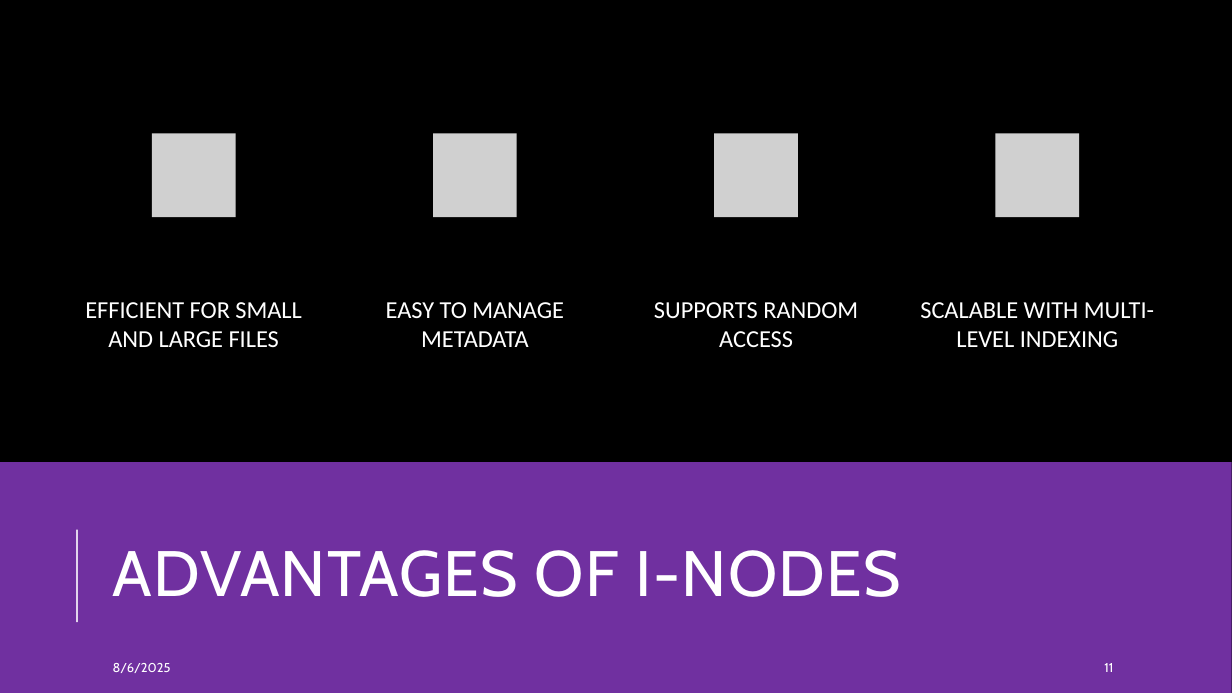
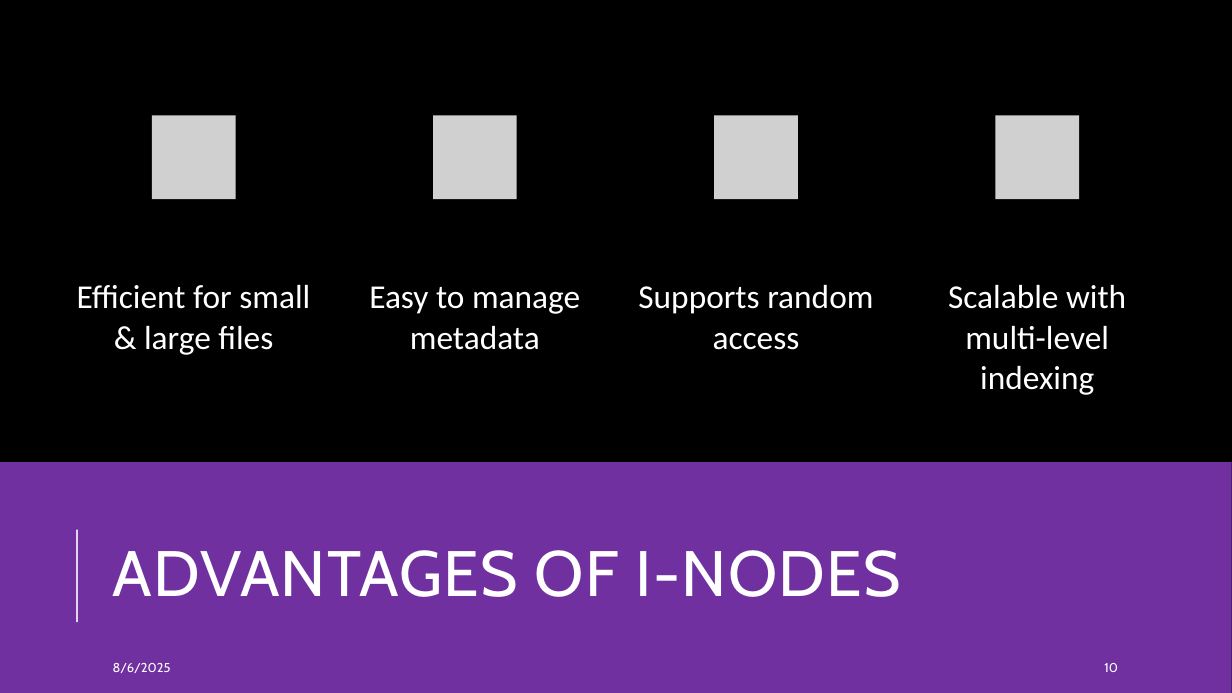
Before and after one commit to AyuTUL/IV, a slide deck: slide 10 of OS/Linked-List Allocation Using a Table in Memory.pptx (slide 11 before the commit). Drawn at 1232x693 pixels with LibreOffice and Linux fonts; fonts in the diff are those of the drawing; grey boxes stand for pictures. Boxes give left, top, right and bottom in pixels: in the first picture for what was removed or moved away, otherwise in the second. Text is boxed around its words. In the diff, an @@ line names an element or a change of style, - is before the commit and + after.

```diff
--- a/OS/Linked-List Allocation Using a Table in Memory.pptx
+++ b/OS/Linked-List Allocation Using a Table in Memory.pptx
@@ 4 ellipses: place and size @@
-4 ellipses at box(121, 103, 1111, 249)
+4 ellipses at box(121, 84, 1111, 230)
@@ 4 pictures: place and size @@
-4 pictures at box(152, 133, 1080, 217)
+4 pictures at box(152, 116, 1080, 200)
@@ text at box(77, 285, 310, 355): text changed; size 19 to 26 pt @@
-EFFICIENT FOR SMALL AND LARGE FILES
+Efficient for small & large files
@@ text at box(369, 286, 580, 350): text changed; size 19 to 26 pt @@
-EASY TO MANAGE METADATA
+Easy to manage metadata
@@ text at box(638, 285, 873, 350): text changed; size 19 to 26 pt @@
-SUPPORTS RANDOM ACCESS
+Supports random access
@@ text at box(948, 285, 1126, 395): text changed; size 19 to 26 pt @@
-SCALABLE WITH MULTI-LEVEL INDEXING
+Scalable with multi-level indexing
@@ page number at box(1104, 663, 1118, 672): text changed @@
-11
+10
```
Also in this commit, not shown: 10 other slides changed, 1 slide removed.
